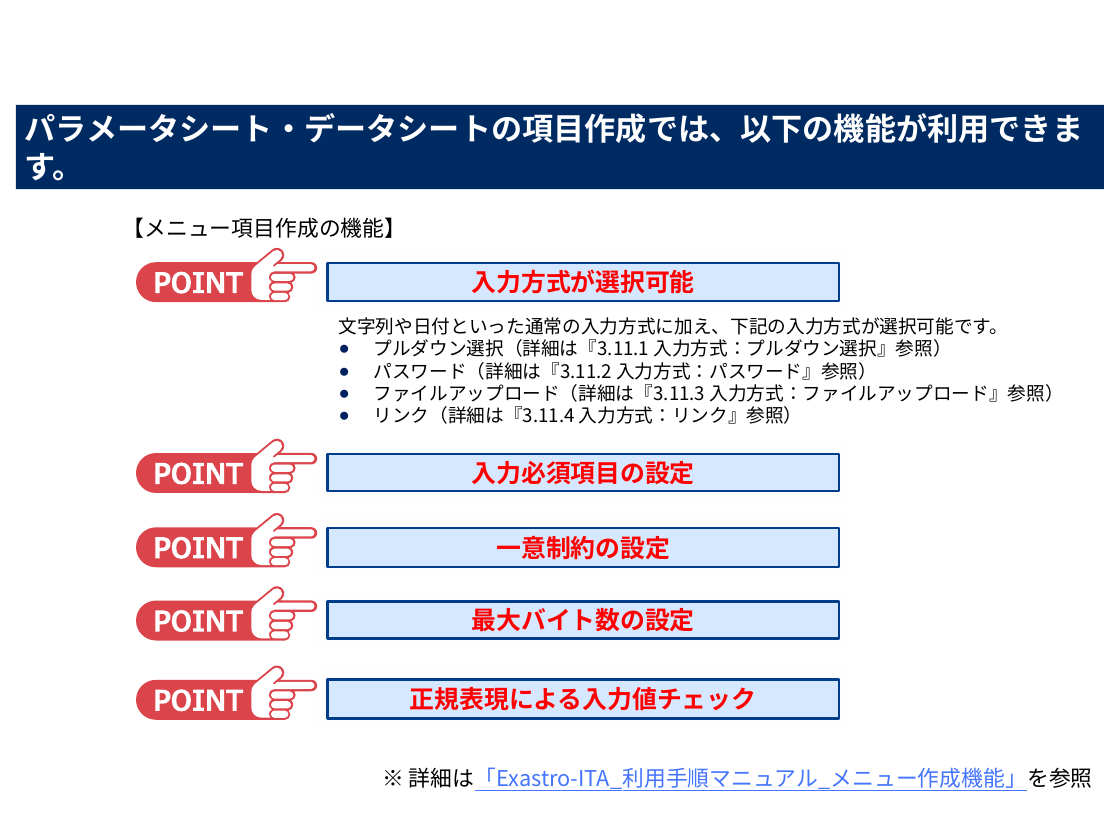
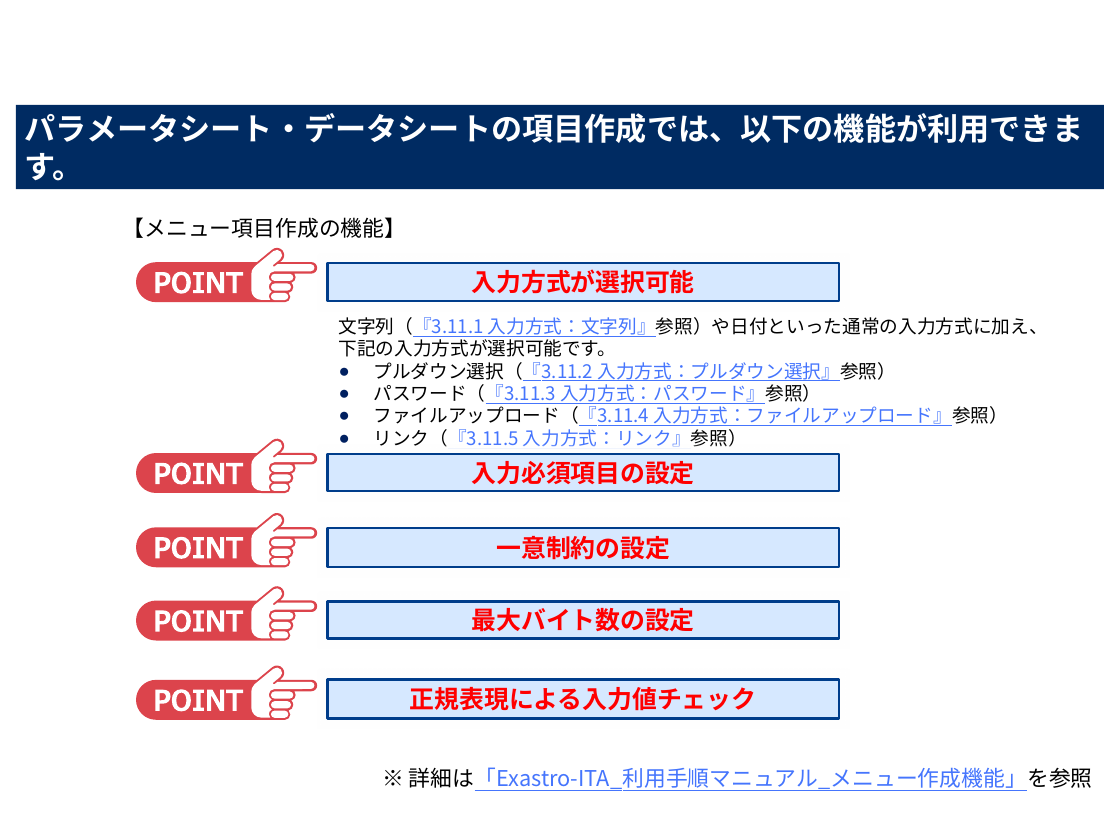
Before and after one commit to exastro-suite/it-automation-docs, a slide deck: slide 37 of asset/Learn_ja/ITA-hg-ps_classroom_lecture_ja.pptx. Drawn at 1120x840 pixels with LibreOffice and Linux fonts; fonts in the diff are those of the drawing; background and template pictures are left out. Boxes give left, top, right and bottom in pixels: in the first picture for what was removed or moved away, otherwise in the second. Text is boxed around its words. In the diff, an @@ line names an element or a change of style, - is before the commit and + after.

```diff
--- a/asset/Learn_ja/ITA-hg-ps_classroom_lecture_ja.pptx
+++ b/asset/Learn_ja/ITA-hg-ps_classroom_lecture_ja.pptx
@@ text at [339,317,1048,447]: text changed; text colour #000000 to #4575FD @@
-文字列や日付といった通常の入力方式に加え、下記の入力方式が選択可能です。
-● プルダウン選択（詳細は『3.11.1 入力方式：プルダウン選択』参照）
-● パスワード（詳細は『3.11.2 入力方式：パスワード』参照）
-● ファイルアップロード（詳細は『3.11.3 入力方式：ファイルアップロード』参照）
-● リンク（詳細は『3.11.4 入力方式：リンク』参照）
+文字列（『3.11.1 入力方式：文字列』参照）や日付といった通常の入力方式に加え、下記の入力方式が選択可能です。
+● プルダウン選択（『3.11.2 入力方式：プルダウン選択』参照）
+● パスワード（『3.11.3 入力方式：パスワード』参照）
+● ファイルアップロード（『3.11.4 入力方式：ファイルアップロード』参照）
+● リンク（『3.11.5 入力方式：リンク』参照）
```
Also in this commit, not shown: 21 other slides changed, 1 slide added, 1 other file.
